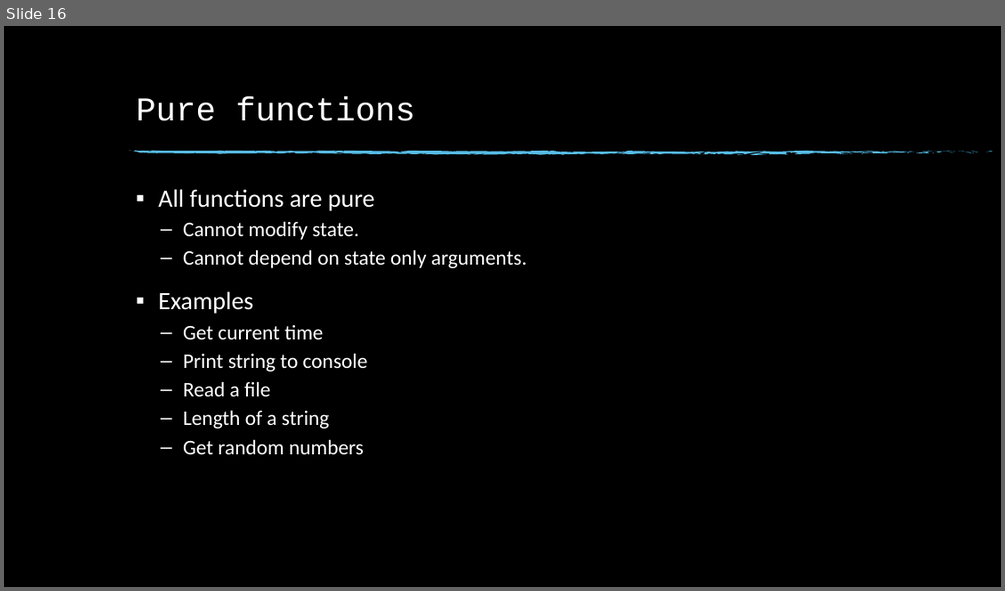
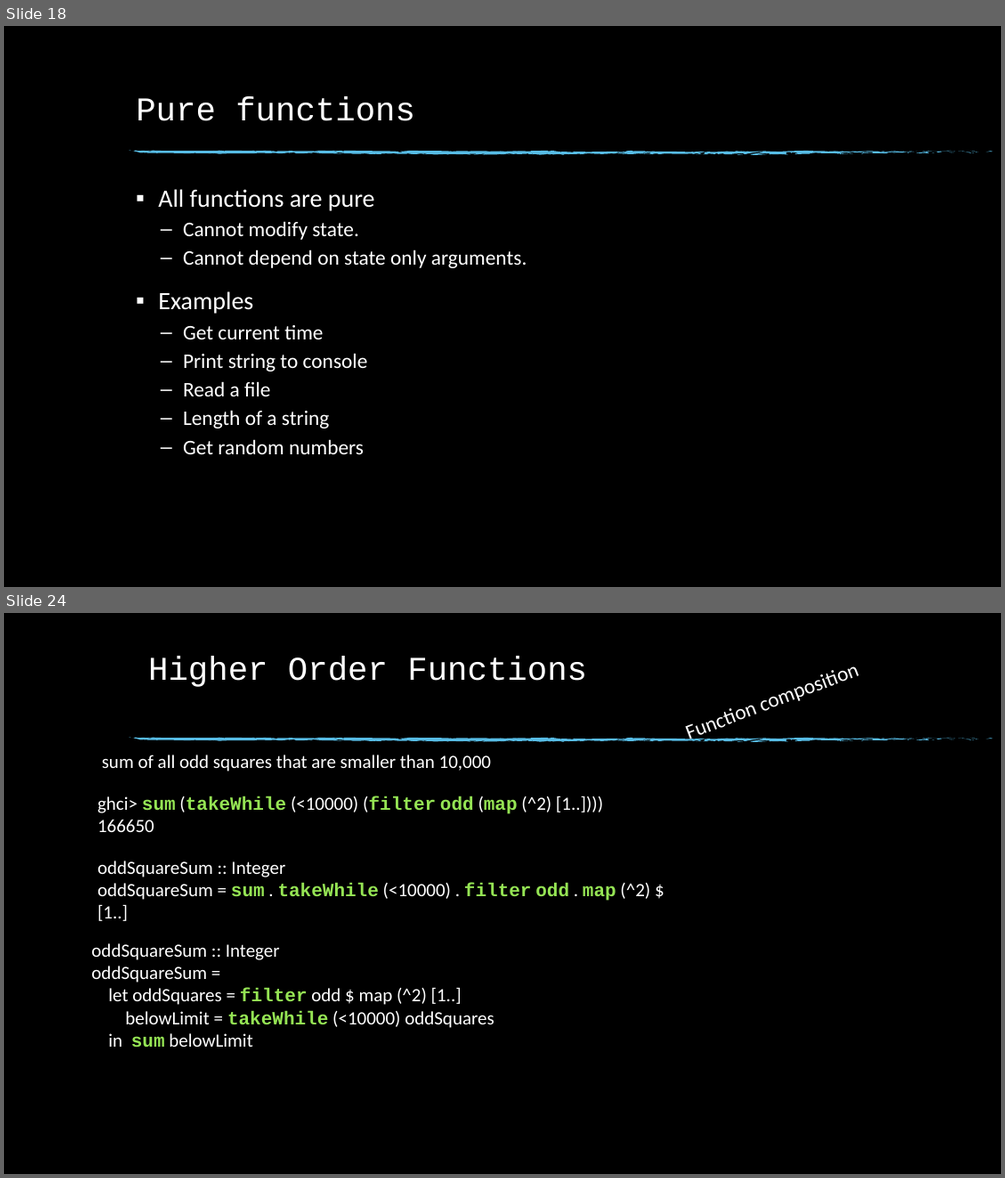
Before and after one commit to anuragjaiswal/haskell-ppt, a slide deck: Haskell.pptx. Shown one above the other, each under a label of ours: slide 16 before the commit, slides 18 and 24 after it; the slides between them are not shown. The pictures are 1005x591 and 1005x1178 pixels, drawn with LibreOffice and Linux fonts; fonts in the diff are those of the drawing; background and template pictures are left out. Boxes give left, top, right and bottom in pixels: in the first picture for what was removed or moved away, otherwise in the second. Text is boxed around its words. In the diff, an @@ line names an element or a change of style, - is before the commit and + after.

```diff
--- a/Haskell.pptx
+++ b/Haskell.pptx
@@ slide 24 added at [4, 613, 1001, 1174], background picture (left out); not listed: 74 template elements that a slide beside it also shows @@
@@ text added at [673, 621, 944, 750], 20 pt, text #FFFFFF @@
+Function composition
@@ text added at [148, 657, 587, 687], 32 pt, text #FFFFFF @@
+Higher Order Functions
@@ text added at [102, 755, 491, 771], 18 pt, text #FFFFFF @@
+sum of all odd squares that are smaller than 10,000
@@ text added at [97, 795, 603, 832], 18 pt, text #FFFFFF @@
+ghci> sum (takeWhile (<10000) (filter odd (map (^2) [1..])))
+166650
@@ text added at [97, 860, 650, 900], 18 pt, text #FFFFFF @@
+oddSquareSum :: Integer
+oddSquareSum = sum . takeWhile (<10000) . filter odd . map (^2) $ [1..]
@@ text added at [91, 943, 494, 1047], 18 pt, text #FFFFFF @@
+oddSquareSum :: Integer
+oddSquareSum =
+let oddSquares = filter odd $ map (^2) [1..]
+belowLimit = takeWhile (<10000) oddSquares
+in sum belowLimit
@@ what was slide 16 is now slide 18 @@
```
Also in this commit, not shown: 3 slides changed, 5 other slides added, 2 slides removed, 1 other file.
